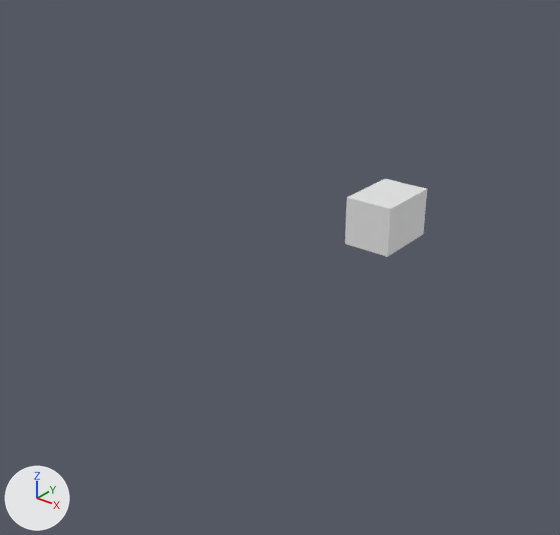
A saved change to the Blender file blender/dsc_martin_rtps.blend.
Camera for both pictures: a 50 mm camera at (73.9, -111.9, 59.7) aimed at (-9.0, -8.3, -4.5). Arrows for +X, +Y and +Z are at lower left; the lights stay in place.
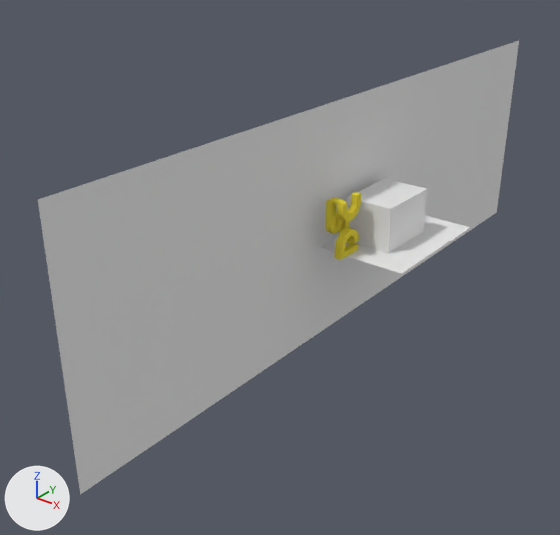
Where the newer file only moved an object's origin or applied its transform, the numbers keep the older frame.

Pixel boxes [x1, y1, x2, y2] of what changed, in the pictures (560 x 535 px):
'Plane', added: after [38, 41, 519, 494]
'Plane.001', added: after [319, 215, 470, 274]
'DSC_display', reshaped (not visible before): after [325, 192, 361, 260]

The change, as a list of edits to the scene's bpy script:
```text
Add mat_material_002:
    mat_material_002 = diffuse_material('Material.002')
    mat_material_002.base_color = (0.8, 0.8, 0.8)  # white #e7e7e7
Add mat_material_004:
    mat_material_004 = diffuse_material('Material.004')
    mat_material_004.base_color = (0.8, 0.8, 0.8)  # white #e7e7e7
Add me_plane:
    me_plane.from_pydata([(1.0, 1.0, 0.0), (1.0, -1.0, 0.0), (-1.0, -1.0, 0.0), (-1.0, 1.0, 0.0)], [], [(0, 3, 2, 1)])
    me_plane.materials.append(mat_material_002)  # white #e7e7e7
Add me_plane_001:
    me_plane_001.from_pydata([(15.5, 20.6, 0.6), (15.5, -5.5, 0.6), (-10.7, -5.5, 0.6), (-10.7, 20.6, 0.6)], [], [(0, 3, 2), (0, 2, 1)])
    me_plane_001.materials.append(mat_material_004)  # white #e7e7e7
Change ob_dsc_collide:
    ob_dsc_collide.rotation_euler: (0.0, 0.0, 0.0) -> (1.57, 0.0, 0.0)  # degrees (0, 0, 0) -> degrees (90, 0, 0)
Add ob_plane:
    ob_plane = bpy.data.objects.new('Plane', me_plane)
    ob_plane.location = (-1.9, 6.5, 4.6)
    ob_plane.rotation_euler = (0.0, 1.571, 0.0)  # degrees (0, 90, 0)
    ob_plane.scale = (22.4, 69.2, 31.6)
Add ob_plane_001:
    ob_plane_001 = bpy.data.objects.new('Plane.001', me_plane_001)
    ob_plane_001.location = (0.0, 0.0, 0.0)
```
